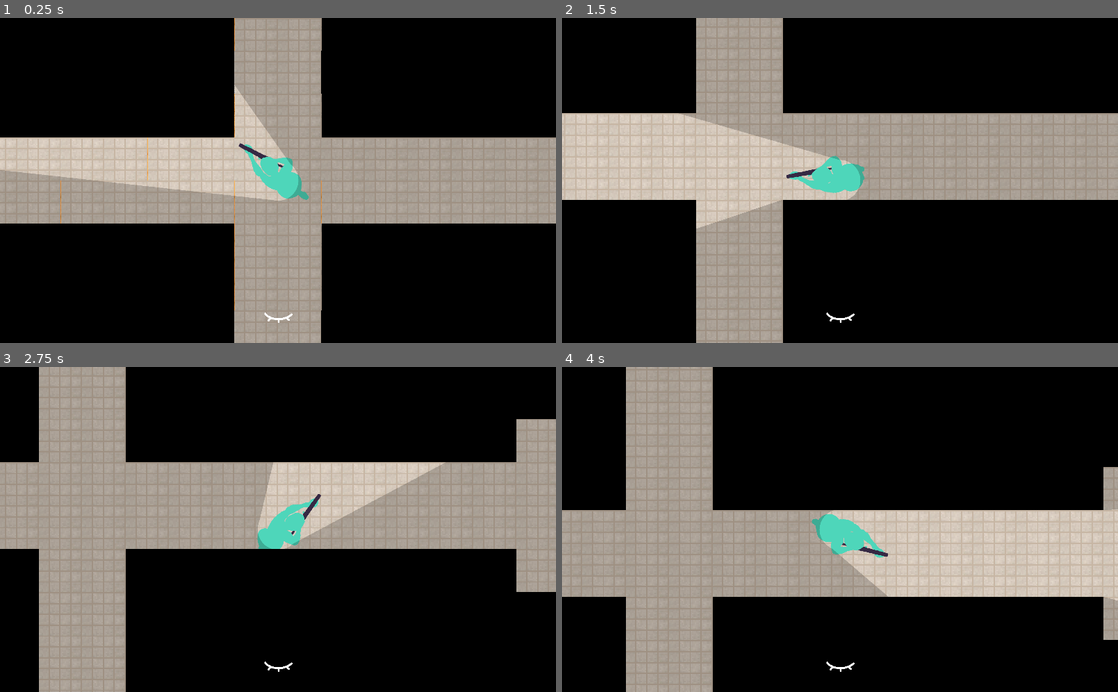
Above: before the commit, frames 1-4 (two rows, left to right).
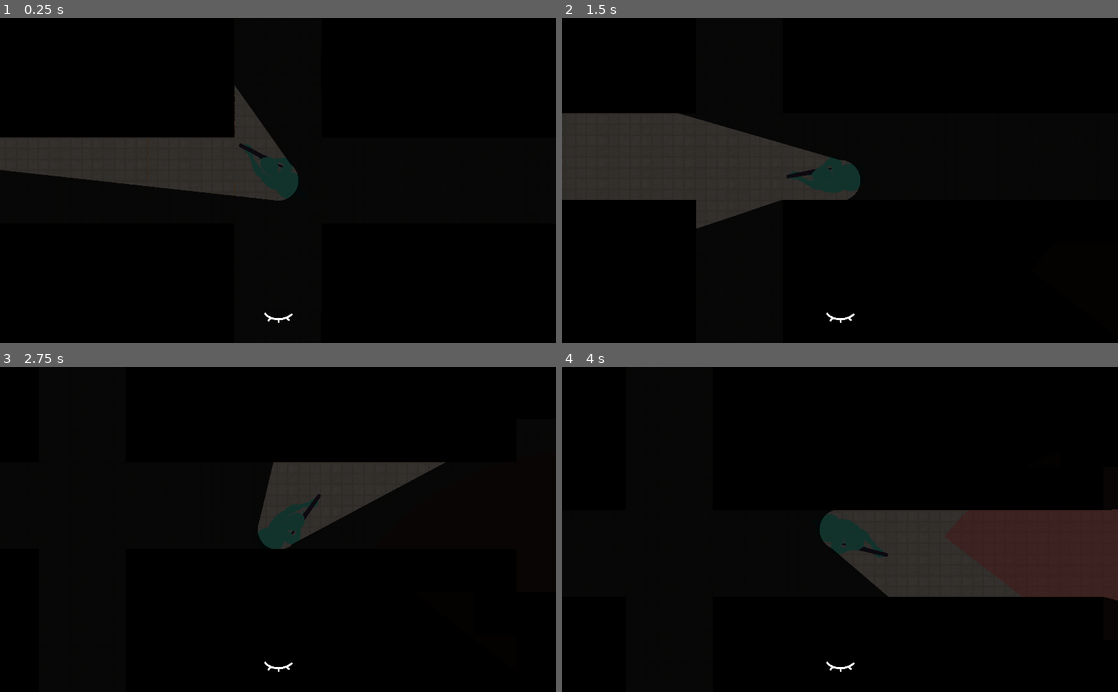
Above: after the commit, the same moments.

Repository: ZeeHatcher/project-vlastos
Game: Godot game, scene res://scenes/main.tscn
Two runs of this game, one before a commit and one after it. Both use one fixed random seed, a clock stepped at 60 frames per second and the inputs below.
Inputs (mouse positions are in pixels of both pictures, inside the frame that each line leads up to):
- Up to frame 1 (0.25 s): no input
- Up to frame 2 (1.5 s): tap Enter at 0.5 s; move the mouse to (962, 164) at 0.52 s; press the mouse at (962, 164) at 0.53 s; hold D (right) 0.53-1.28 s; move the mouse to (728, 196) at 1.27 s; release the mouse at (728, 196) at 1.28 s; hold S (down) from 1.28 s (still down); click (728, 196) at 1.35 s
- Up to frame 3 (2.75 s): tap Space at 2 s; move the mouse to (333, 458) at 2.02 s; release S (down) at 2.03 s; press the mouse at (333, 458) at 2.03 s; hold D (right) from 2.03 s (still down)
- Up to frame 4 (4 s): move the mouse to (812, 594) at 2.77 s; release D (right) at 2.78 s; release the mouse at (812, 594) at 2.78 s; hold W (up) 2.78-3.53 s; click (812, 594) at 2.85 s; move the mouse to (1006, 578) at 3.52 s; press the mouse at (1006, 578) at 3.53 s; hold A (left) from 3.53 s (still down)

The runs differ from the first frame. In frame 1, 38% of the frame differs, in the area x 0-100%, y 0-100%; in frame 2, 38%; in frame 3, 40%; in frame 4, 39%.

Commit message:
add enemy vision

Diff:
--- a/entities/enemy/enemy.gd
+++ b/entities/enemy/enemy.gd
@@ -7,8 +7,8 @@
 var arrived := false
 
 export(int) var speed := 200
-export(int) var _hunt_time := 10.0
-export(int) var _detection_range := 200.0
+export(int) var _hunt_time := 10
+export(int) var detection_range := 200
 export(int) var _angle_cone_of_vision := deg2rad(90.0)
 export(int) var _angle_between_rays := deg2rad(15.0)
 
@@ -36,7 +36,7 @@
 	for index in ray_count:
 		var ray := RayCast2D.new()
 		var angle = _angle_between_rays * (index - ray_count / 2.0) + deg2rad(90.0)
-		ray.cast_to = Vector2.UP.rotated(angle) * _detection_range
+		ray.cast_to = Vector2.UP.rotated(angle) * detection_range
 		_raycasts.add_child(ray)
 		ray.enabled = true
 
--- a/entities/enemy/enemy.tscn
+++ b/entities/enemy/enemy.tscn
@@ -6,6 +6,7 @@
 [ext_resource path="res://entities/enemy/states/roam_state.gd" type="Script" id=4]
 [ext_resource path="res://entities/enemy/states/death_state.gd" type="Script" id=5]
 [ext_resource path="res://entities/enemy/states/hunt_state.gd" type="Script" id=6]
+[ext_resource path="res://entities/enemy/vision.gd" type="Script" id=7]
 
 [sub_resource type="AtlasTexture" id=1]
 flags = 4
@@ -76,6 +77,11 @@
 [node name="Enemy" type="KinematicBody2D" groups=["Enemy"]]
 collision_layer = 2
 script = ExtResource( 1 )
+detection_range = 1000
+
+[node name="Vision" type="Node2D" parent="."]
+modulate = Color( 1, 0.219608, 0.219608, 0.403922 )
+script = ExtResource( 7 )
 
 [node name="AnimatedSprite" type="AnimatedSprite" parent="."]
 modulate = Color( 0.25098, 0.25098, 0.25098, 1 )
--- /dev/null
+++ b/entities/enemy/vision.gd
@@ -0,0 +1,36 @@
+tool
+extends Node2D
+
+
+func _draw():
+	# Set the center and radius of the semicircle
+	var center = Vector2()
+	var radius = owner.detection_range
+
+	# Set the start and end angles of the semicircle
+	var start_angle = deg2rad(-45)
+	var end_angle = deg2rad(45)
+
+	# Set the number of line segments to use when drawing the arc
+	var num_segments = 16.0
+
+	# Set the color of the arc and its fill
+	var color = Color(1, 1, 1)
+	var fill_color = Color(1, 1, 1, 1)
+
+	# Create a list of points that define the semicircle
+	var points = []
+	for i in range(num_segments + 1):
+		var angle = lerp(start_angle, end_angle, i / num_segments)
+		print(angle)
+		points.append(center + Vector2(cos(angle), sin(angle)) * radius)
+
+	# Add the center point to the list of points
+	points.append(center)
+
+	# Draw the filled semicircle
+	draw_colored_polygon(points, fill_color)
+	draw_arc(center, radius, start_angle, end_angle, radius / num_segments, color)
+
+	for p in points:
+		draw_circle(p, 1, fill_color)
--- a/scenes/main.tscn
+++ b/scenes/main.tscn
@@ -111,6 +111,7 @@
 
 [node name="Enemy" parent="Enemies" instance=ExtResource( 2 )]
 position = Vector2( -2303, 2009 )
+detection_range = 200
 
 [node name="Enemy2" parent="Enemies" instance=ExtResource( 2 )]
 position = Vector2( 1903, 4149 )
@@ -137,7 +138,6 @@
 zoom = Vector2( 2, 2 )
 
 [node name="CanvasModulate" type="CanvasModulate" parent="."]
-visible = false
 color = Color( 0.0470588, 0.0470588, 0.0470588, 1 )
 
 [connection signal="body_entered" from="Exit" to="." method="_on_Exit_body_entered"]
Not shown: 1 places in entities/enemy/enemy.tscn that only renumber resources
